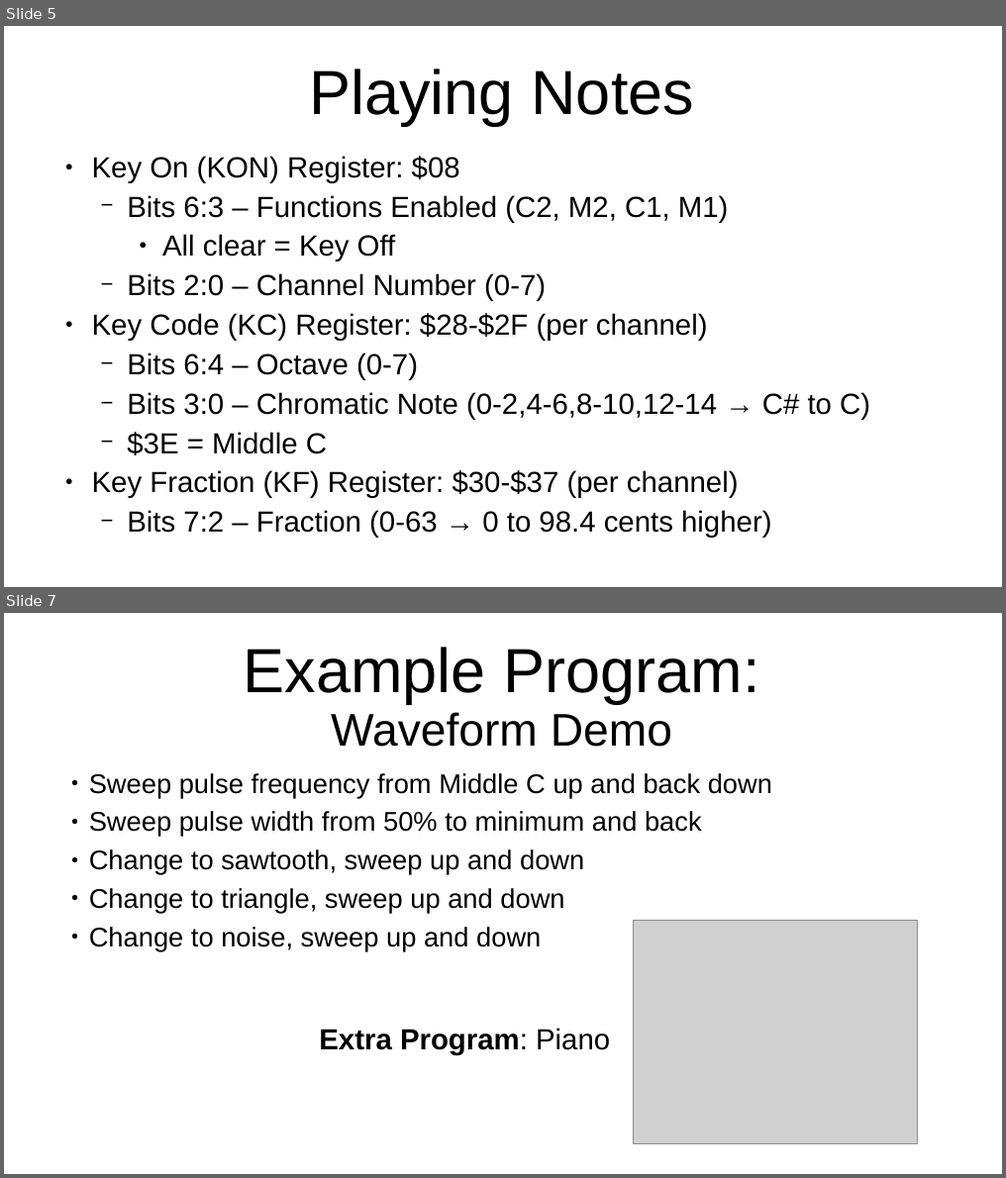
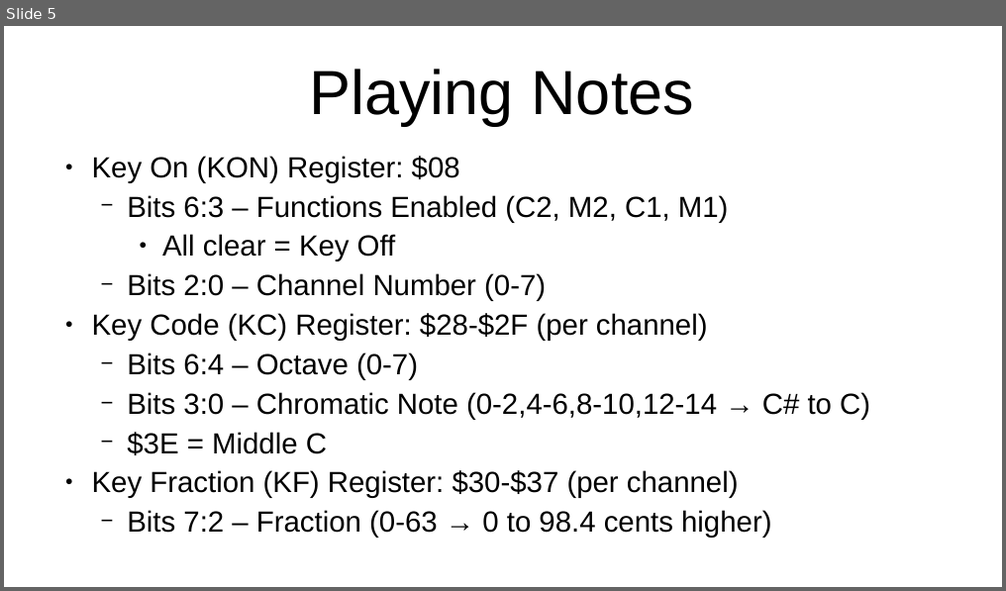
Before and after one commit to SlithyMatt/x16-assembly-tutorial, a slide deck: Lesson17/Lesson17.odp. Shown one above the other, each under a label of ours: slides 5 and 7 before the commit, slide 5 after it; the slides between them are not shown. The pictures are 1006x1178 and 1006x591 pixels, drawn with LibreOffice and Linux fonts; fonts in the diff are those of the drawing; grey boxes stand for pictures. Boxes give left, top, right and bottom in pixels: in the first picture for what was removed or moved away, otherwise in the second. Text is boxed around its words. In the diff, an @@ line names an element or a change of style, - is before the commit and + after.

```diff
--- a/Lesson17/Lesson17.odp
+++ b/Lesson17/Lesson17.odp
@@ slide 7 removed at [4, 613, 1002, 1174], background #FFFFFF @@
@@ title removed at [244, 647, 759, 747] @@
-Example Program:
-Waveform Demo
@@ text removed at [89, 773, 772, 952] @@
-● Sweep pulse frequency from Middle C up and back down
-● Sweep pulse width from 50% to minimum and back
-● Change to sawtooth, sweep up and down
-● Change to triangle, sweep up and down
-● Change to noise, sweep up and down
@@ picture removed at [633, 920, 917, 1145] @@
@@ text removed at [319, 1028, 610, 1056] @@
-Extra Program: Piano
```
Also in this commit, not shown: 2 slides changed, 2 slides added, 1 other file.
